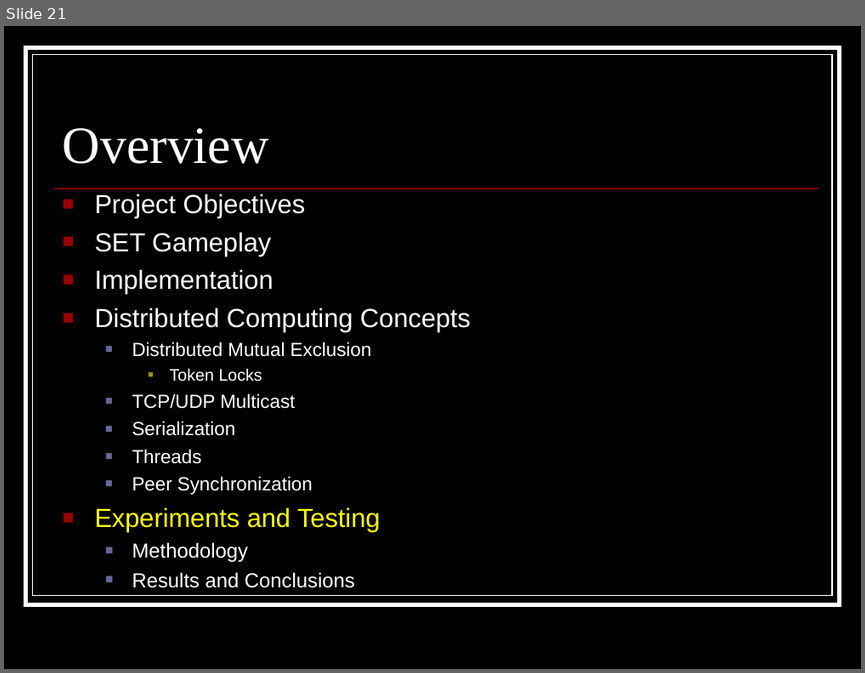
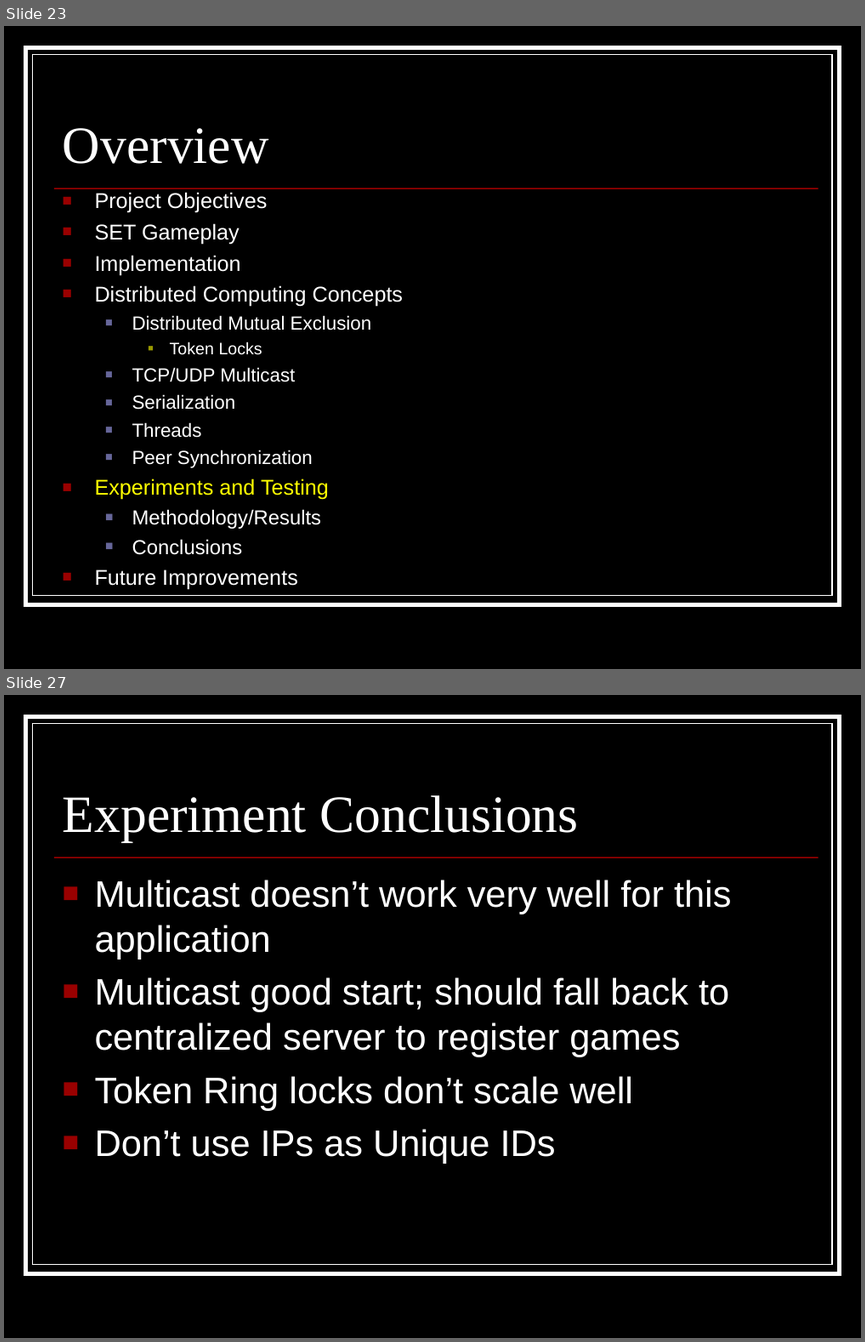
Before and after one commit to appleguru/p2pset, a slide deck: Other Documents/Final Presentation.ppt. Shown one above the other, each under a label of ours: slide 21 before the commit, slides 23 and 27 after it; the slides between them are not shown. The pictures are 865x673 and 865x1342 pixels, drawn with LibreOffice and Linux fonts; fonts in the diff are those of the drawing. Boxes give left, top, right and bottom in pixels: in the first picture for what was removed or moved away, otherwise in the second. Text is boxed around its words. In the diff, an @@ line names an element or a change of style, - is before the commit and + after.

```diff
--- a/Other Documents/Final Presentation.ppt
+++ b/Other Documents/Final Presentation.ppt
@@ slide 27 added at (4,695,861,1338), background #000000; not listed: 3 template elements that a slide beside it also shows @@
@@ title added at (63,795,578,841), 44 pt, text #FFFFFF @@
+Experiment Conclusions
@@ text added at (95,879,731,1163), 31 pt, text #FFFFFF @@
+■ Multicast doesn’t work very well for this application
+■ Multicast good start; should fall back to centralized server to register games
+■ Token Ring locks don’t scale well
+■ Don’t use IPs as Unique IDs
@@ what was slide 21 is now slide 23 @@
@@ slide 23 changed as well @@
@@ text at (95,192,403,499): size 22 to 18 pt in "Project Objectives", "SET Gameplay", "Implementation", "Distributed Computing Concepts" and 1 more places; less space between paragraphs @@
@@ text at (95,509,321,590): text changed @@
-  ■ Methodology
-  ■ Results and Conclusions
+  ■ Methodology/Results
+  ■ Conclusions
+■ Future Improvements
```
Also in this commit, not shown: 16 other slides changed, 9 other slides added, 2 slides removed.
